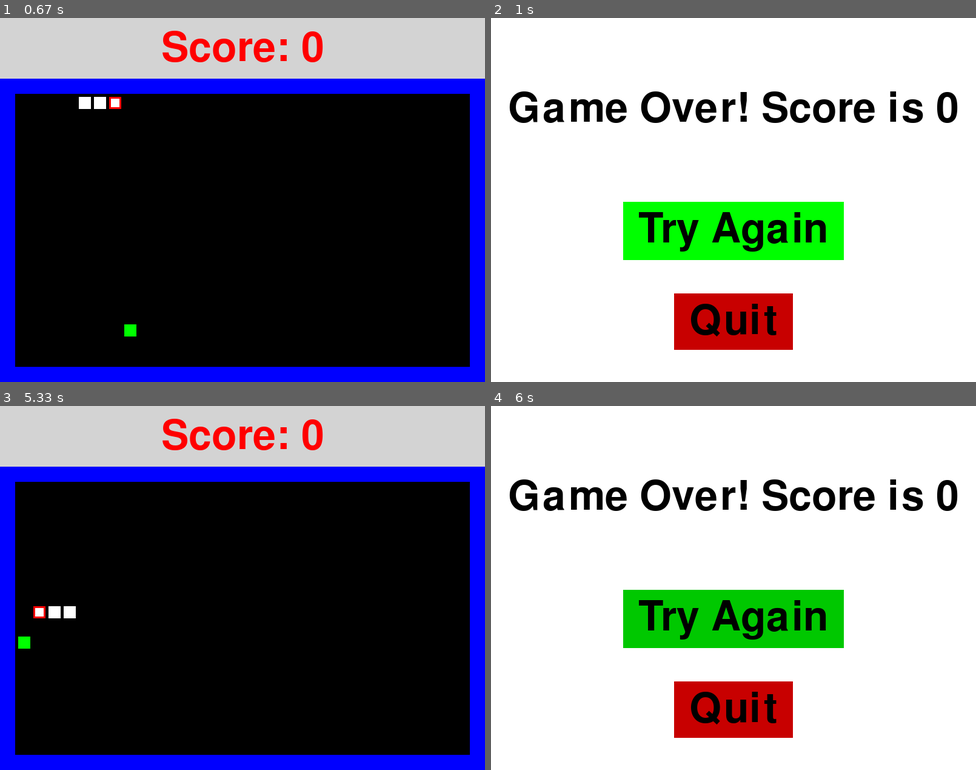
Above: before the commit, frames 1-4 (two rows, left to right).
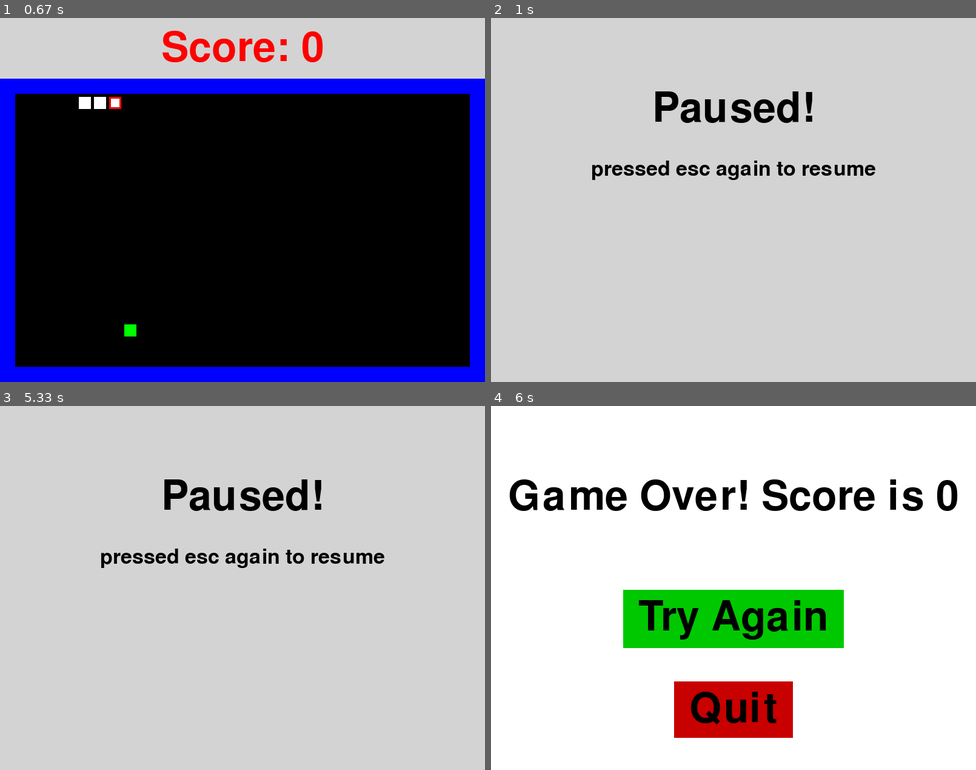
Above: after the commit, the same moments.

Repository: danlls/snake-pygame
Game: pygame game, started from main.py
The game is run twice, just before and just after one commit, with the same random seed, the same clock (stepped at 60 frames per second) and the same inputs.
Inputs (mouse positions are in pixels of both pictures, inside the frame that each line leads up to):
- Up to frame 1 (0.67 s): click "Start Game" at 0.4 s
- Up to frame 2 (1 s): hold Esc from 0.67 s (still down); hold Up from 0.67 s (still down); move the mouse to (714, 214) at 0.7 s
- Up to frame 3 (5.33 s): release Esc at 1.13 s; release Up at 1.13 s; hold Esc 1.17-1.63 s; click "Try Again" at 1.73 s; hold Up 2-2.47 s; move the mouse to (92, 675) at 2.03 s; click (300, 620) at 2.57 s; hold Down 2.83-3.13 s; move the mouse to (252, 464) at 2.87 s; hold Left 3.17-3.57 s; move the mouse to (247, 624) at 3.6 s; click (247, 624) at 3.67 s; hold Up 3.93-4.3 s; move the mouse to (227, 526) at 3.97 s; click "Try Again" at 4.4 s; hold Down 4.67-5.03 s; move the mouse to (339, 558) at 4.7 s; hold Esc from 5.07 s (still down); hold Left from 5.07 s (still down)
- Up to frame 4 (6 s): release Esc at 5.53 s; release Left at 5.53 s; hold Esc from 5.57 s (still down)

Frame 1 is identical in both runs. In frame 2, 100% of the frame differs, in the area x 0-100%, y 0-100%; in frame 3, 83%; in frame 4, nothing differs.

Commit message:
Ref #18 -- Allow player to pause game
Closes #18

Diff:
--- a/main.py
+++ b/main.py
@@ -3,6 +3,12 @@
 
 # Constants
 FRAMERATE = 20
+
+SEGMENT_WIDTH = 20
+SEGMENT_HEIGHT = 20
+SEGMENT_MARGIN = 5
+
+WALL_THICKNESS = 25
 
 # Color RGB values
 BLACK = (0, 0, 0)
@@ -13,13 +19,6 @@
 DARK_GREEN = (0, 200, 0)
 DARK_RED = (200, 0, 0)
 GREY = (211, 211, 211)
-
-# Size of each snake segments
-SEGMENT_WIDTH = 20
-SEGMENT_HEIGHT = 20
-SEGMENT_MARGIN = 5
-
-WALL_THICKNESS = 25
 
 SOUND_DIR = 'sound/'
 
@@ -201,6 +200,7 @@
         self.screen = pygame.display.set_mode([self.screen_width, self.screen_height])
         pygame.display.set_caption('Snake')
         self.font = pygame.font.Font(None, 100)
+        self.small_font = pygame.font.Font(None, 50)
         self.eat_sound = pygame.mixer.Sound(SOUND_DIR + '8biteat.wav')
 
         self.walls_toggle = "On"
@@ -262,6 +262,8 @@
                 if event.type == pygame.KEYDOWN:
                     # Only allow left or right movement when snake is moving
                     # in vertical direction
+                    if event.key == pygame.K_ESCAPE:
+                        self.on_pause()
                     if self.snake.on_vertical():
                         if event.key == pygame.K_LEFT:
                             self.snake.go_left()
@@ -393,7 +395,7 @@
 
             self.screen.fill(WHITE)
 
-            # Draw endgame text
+            # Prepare text
             self.endgame_text = self.font.render("Game Over! Score is {}".format(self.score), True, BLACK)
             self.endgame_text_pos = self.endgame_text.get_rect()
             self.endgame_text_pos.center = ((self.screen_width/2),(self.screen_height/4))
@@ -436,6 +438,31 @@
             pygame.display.update()
             self.clock.tick(FRAMERATE)
 
+    def on_pause(self):
+        paused = True
+        while paused:
+            for event in pygame.event.get():
+                if event.type == pygame.QUIT:
+                    self.quit()
+                if event.type == pygame.KEYDOWN:
+                    if event.key == pygame.K_ESCAPE:
+                        paused = False
+            self.screen.fill(GREY)
+
+            # Prepare paused text
+            self.paused_text = self.font.render("Paused!", True, BLACK)
+            self.paused_text_pos = self.paused_text.get_rect()
+            self.paused_text_pos.center = ((self.screen_width/2),(self.screen_height/4))
+            self.screen.blit(self.paused_text, self.paused_text_pos)
+
+            instruction_text = self.small_font.render("pressed esc again to resume", True, BLACK)
+            instruction_text_pos = instruction_text.get_rect()
+            instruction_text_pos.center = ((self.screen_width/2),(self.screen_height/4+100))
+            self.screen.blit(instruction_text, instruction_text_pos)
+
+            pygame.display.update()
+            self.clock.tick(FRAMERATE)
+
     def quit(self):
         pygame.quit()
         quit()
